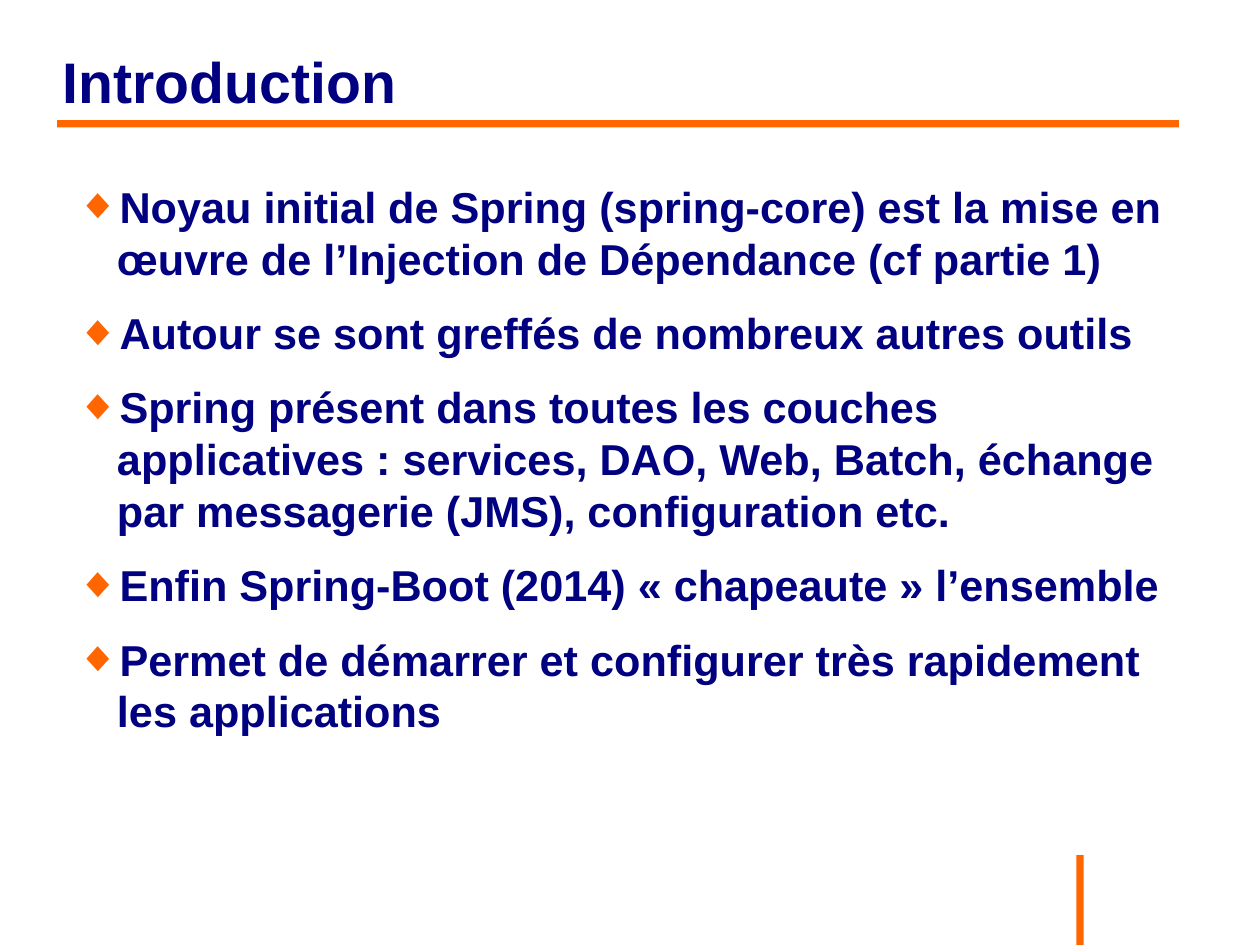
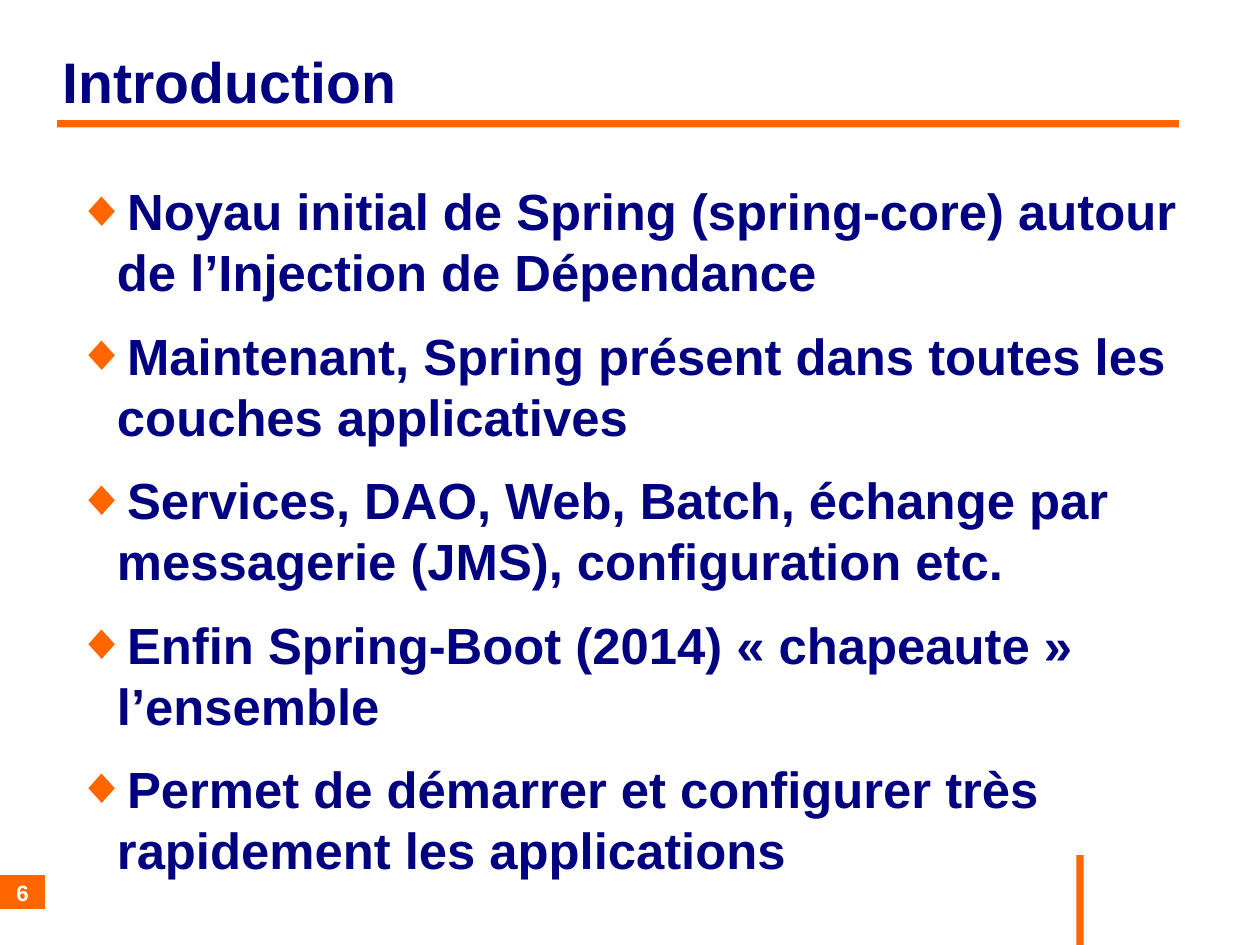
Before and after one commit to philphils/formation-spring, a slide deck: slide 6 of Documentation/diapo_formation_spring.odp. Drawn at 1260x945 pixels with LibreOffice and Linux fonts; fonts in the diff are those of the drawing; background and template pictures are left out. Boxes give left, top, right and bottom in pixels: in the first picture for what was removed or moved away, otherwise in the second. Text is boxed around its words. In the diff, an @@ line names an element or a change of style, - is before the commit and + after.

```diff
--- a/Documentation/diapo_formation_spring.odp
+++ b/Documentation/diapo_formation_spring.odp
@@ text at (117,193,1176,591): text changed; size 27.2 to 32 pt @@
-◆ Noyau initial de Spring (spring-core) est la mise en œuvre de l’Injection de Dépendance (cf partie 1)
-◆ Autour se sont greffés de nombreux autres outils
-◆ Spring présent dans toutes les couches applicatives : services, DAO, Web, Batch, échange par messagerie (JMS), configuration etc.
+◆ Noyau initial de Spring (spring-core) autour de l’Injection de Dépendance
+◆ Maintenant, Spring présent dans toutes les couches applicatives
+◆ Services, DAO, Web, Batch, échange par messagerie (JMS), configuration etc.
@@ text at (117,627,1038,819): size 27.2 to 32 pt in "Enfin Spring-Boot (2014) « chapeaute » l’ensemble", "Permet de démarrer et configurer très rapidement ..." @@
@@ page number added at (0,876,45,910), fill #FF6600, 14 pt, text #FFFFFF, bold @@
+6
```
Also in this commit, not shown: 135 other slides changed.
